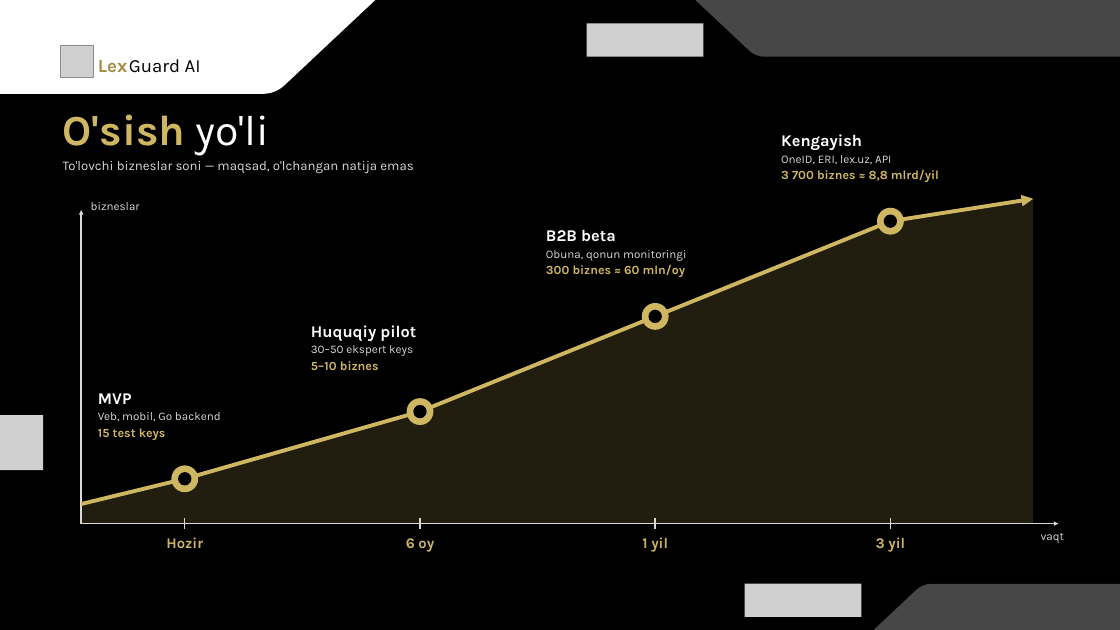
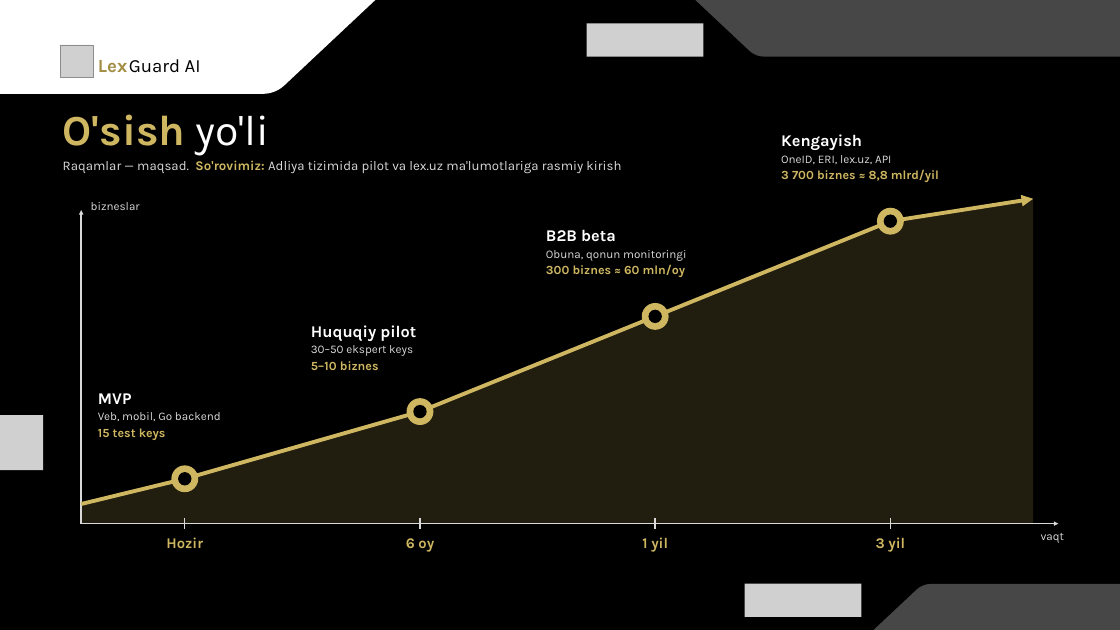
Before and after one commit to Vafoyev/LexHackaton_DNK_CODE, a slide deck: slide 7 of presentation/LexGuard-AI-Pitch.pptx (slide 9 before the commit). Drawn at 1120x630 pixels with LibreOffice and Linux fonts; fonts in the diff are those of the drawing; grey boxes stand for pictures. Boxes give left, top, right and bottom in pixels: in the first picture for what was removed or moved away, otherwise in the second. Text is boxed around its words. In the diff, an @@ line names an element or a change of style, - is before the commit and + after.

```diff
--- a/presentation/LexGuard-AI-Pitch.pptx
+++ b/presentation/LexGuard-AI-Pitch.pptx
@@ text at [63, 160, 621, 173]: text changed @@
-To'lovchi bizneslar soni — maqsad, o'lchangan natija emas
+Raqamlar — maqsad. So'rovimiz: Adliya tizimida pilot va lex.uz ma'lumotlariga rasmiy kirish
```
Also in this commit, not shown: 4 other slides changed, 3 slides removed, 2 other files.
